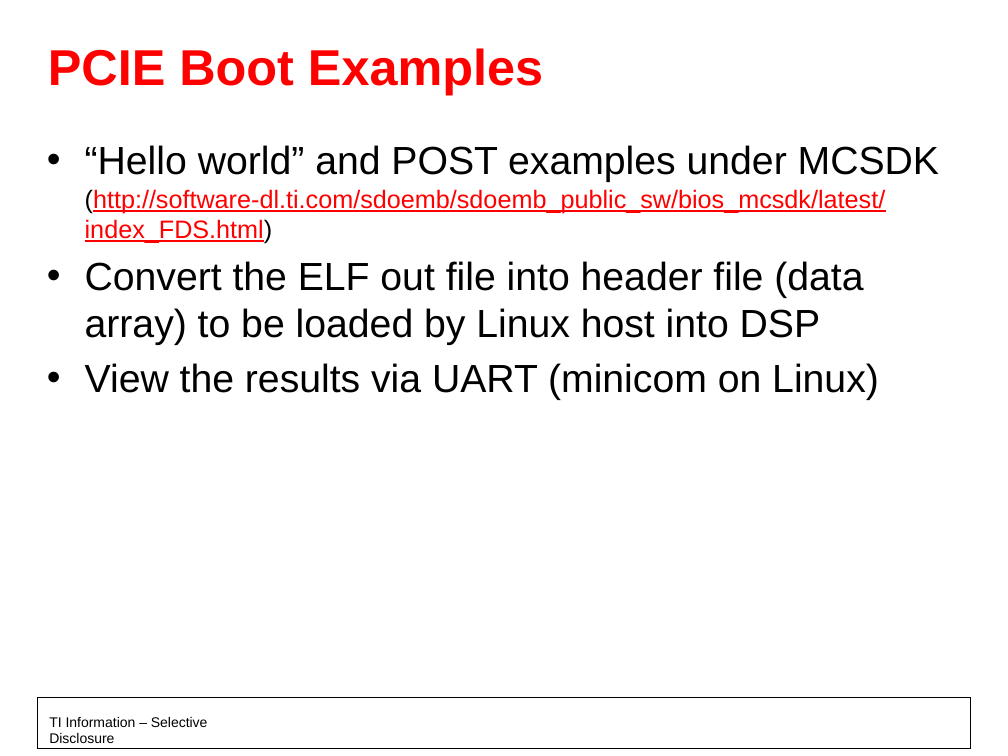
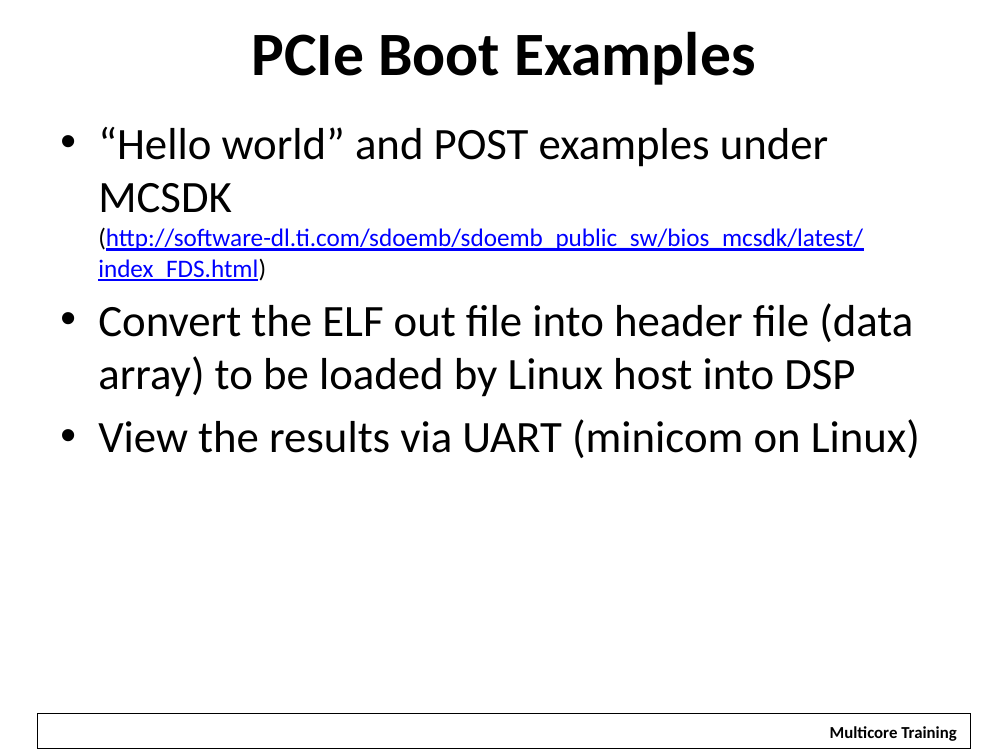
Before and after one commit to hari1989/keystone-workshop, a slide deck: slide 20 of slides/KeyStone PCI Express.pptx. Drawn at 1008x756 pixels with LibreOffice and Linux fonts; fonts in the diff are those of the drawing; background and template pictures are left out. Boxes give left, top, right and bottom in pixels: in the first picture for what was removed or moved away, otherwise in the second. Text is boxed around its words. In the diff, an @@ line names an element or a change of style, - is before the commit and + after.

Commit message:
updates for the Ottawa training

```diff
--- a/slides/KeyStone PCI Express.pptx
+++ b/slides/KeyStone PCI Express.pptx
@@ title at box(252, 31, 755, 85): text changed; size 36 to 44 pt; font Arial to Calibri; text colour #FF0000 to #000000 @@
-PCIE Boot Examples
+PCIe Boot Examples
@@ text "“Hello world” and POST examples ...": place and size @@
-text "“Hello world” and POST examples ..." at box(85, 145, 939, 400)
+text "“Hello world” and POST examples ..." at box(98, 127, 920, 458)
@@ text "“Hello world” and POST examples ..." at box(98, 127, 920, 458): size 28 to 32 pt in "“Hello world” and POST examples under MCSDK", "Convert the ELF out file into header ...", "View the results via UART (minicom on ..."; font Arial to Calibri; text colour #FF0000 to #0000FF in "(http://software-dl.ti.com/sdoemb/sdoemb_public_sw/bios_mcsd ..." @@
@@ rectangle: place and size @@
-rectangle at box(37, 698, 971, 749)
+rectangle at box(37, 714, 971, 749)
@@ text removed at box(49, 717, 208, 743) @@
-TI Information – Selective Disclosure
@@ rectangle added at box(818, 717, 968, 747), fill #FFFFFF, 12 pt, text #000000, bold @@
+Multicore Training
```
Also in this commit, not shown: 21 other slides changed, 1 slide added, 6 other files.
